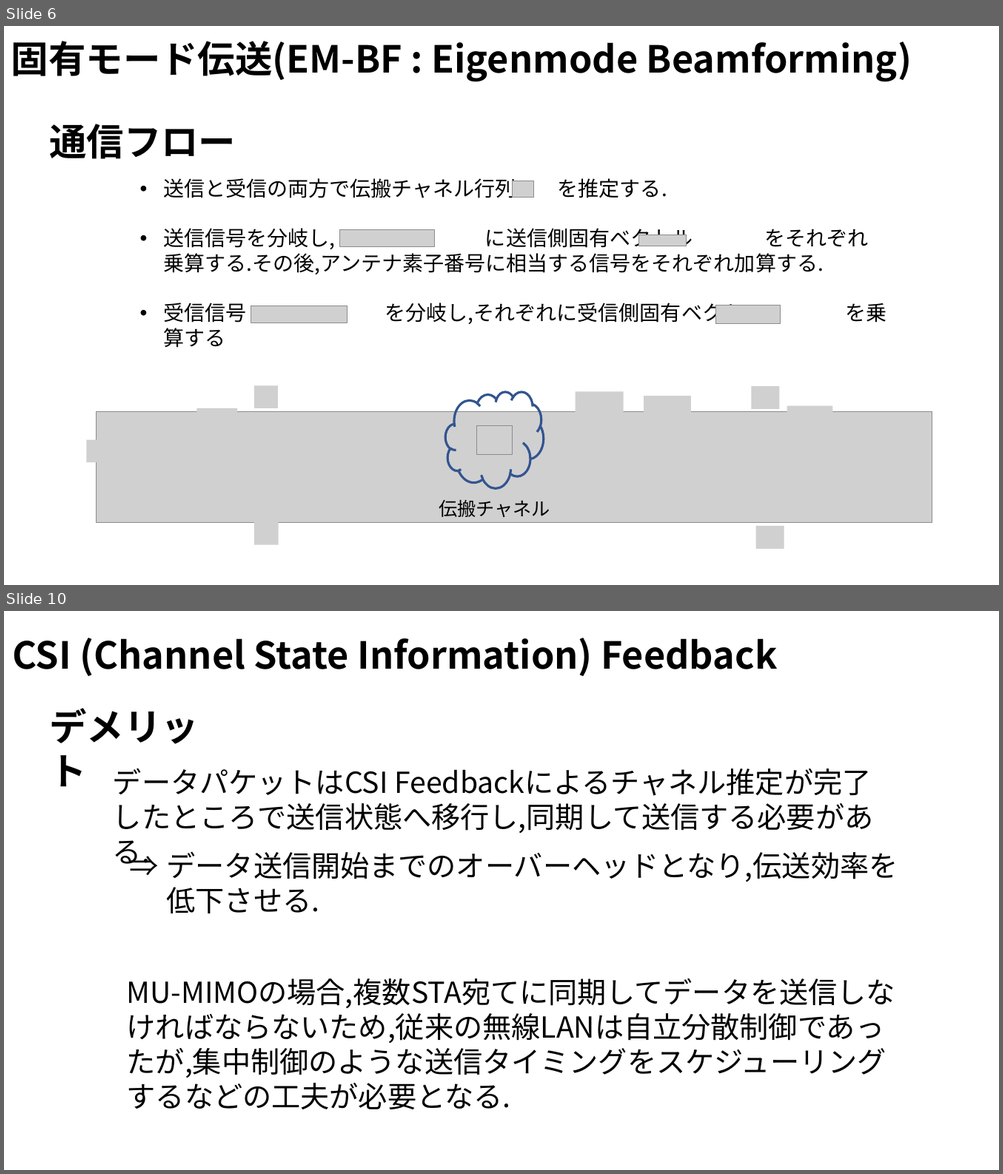
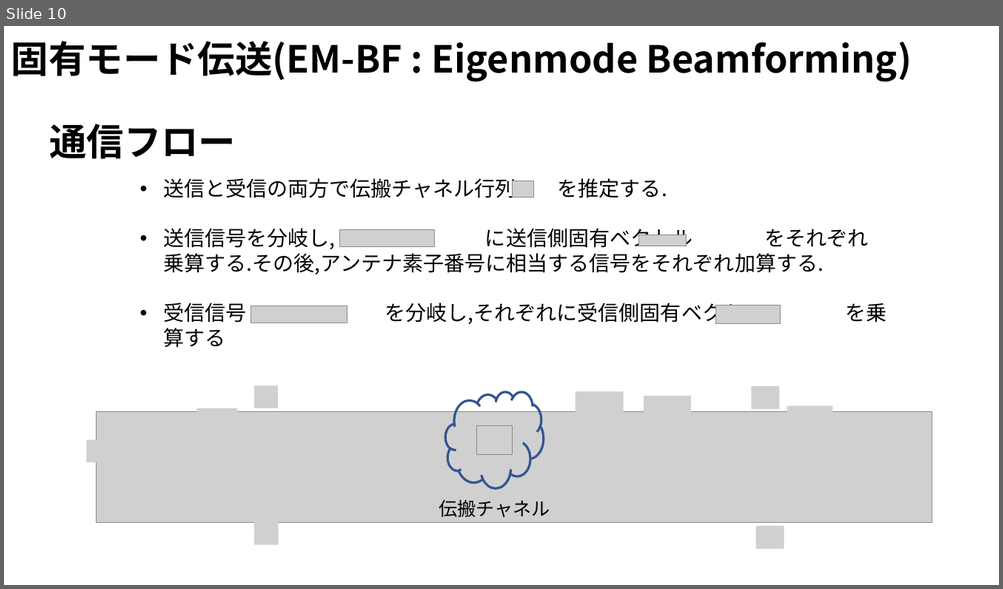
Before and after one commit to ryoww/seminar, a slide deck: MIMO/MU-MIMO.pptx. Shown one above the other, each under a label of ours: slides 6 and 10 before the commit, slide 10 after it; the slides between them are not shown. The pictures are 1003x1174 and 1003x589 pixels, drawn with LibreOffice and Linux fonts; fonts in the diff are those of the drawing; grey boxes stand for pictures. Boxes give left, top, right and bottom in pixels: in the first picture for what was removed or moved away, otherwise in the second. Text is boxed around its words. In the diff, an @@ line names an element or a change of style, - is before the commit and + after.

```diff
--- a/MIMO/MU-MIMO.pptx
+++ b/MIMO/MU-MIMO.pptx
@@ slide 10 removed at bbox=[4, 611, 999, 1170], background #FFFFFF @@
@@ text removed at bbox=[13, 638, 777, 676] @@
-CSI (Channel State Information) Feedback
@@ text removed at bbox=[49, 708, 199, 787] @@
-デメリット
@@ text removed at bbox=[113, 768, 873, 833] @@
-データパケットはCSI Feedbackによるチャネル推定が完了したところで送信状態へ移行し,同期して送信する必要がある.
@@ text removed at bbox=[122, 845, 159, 887] @@
-⇒
@@ text removed at bbox=[167, 851, 898, 914] @@
-データ送信開始までのオーバーヘッドとなり,伝送効率を低下させる.
@@ text removed at bbox=[127, 978, 895, 1110] @@
-MU-MIMOの場合,複数STA宛てに同期してデータを送信しなければならないため,従来の無線LANは自立分散制御であったが,集中制御のような送信タイミングをスケジューリングするなどの工夫が必要となる.
@@ what was slide 6 is now slide 10 @@
```
Also in this commit, not shown: 9 slides changed, 7 slides added, 26 other files.
